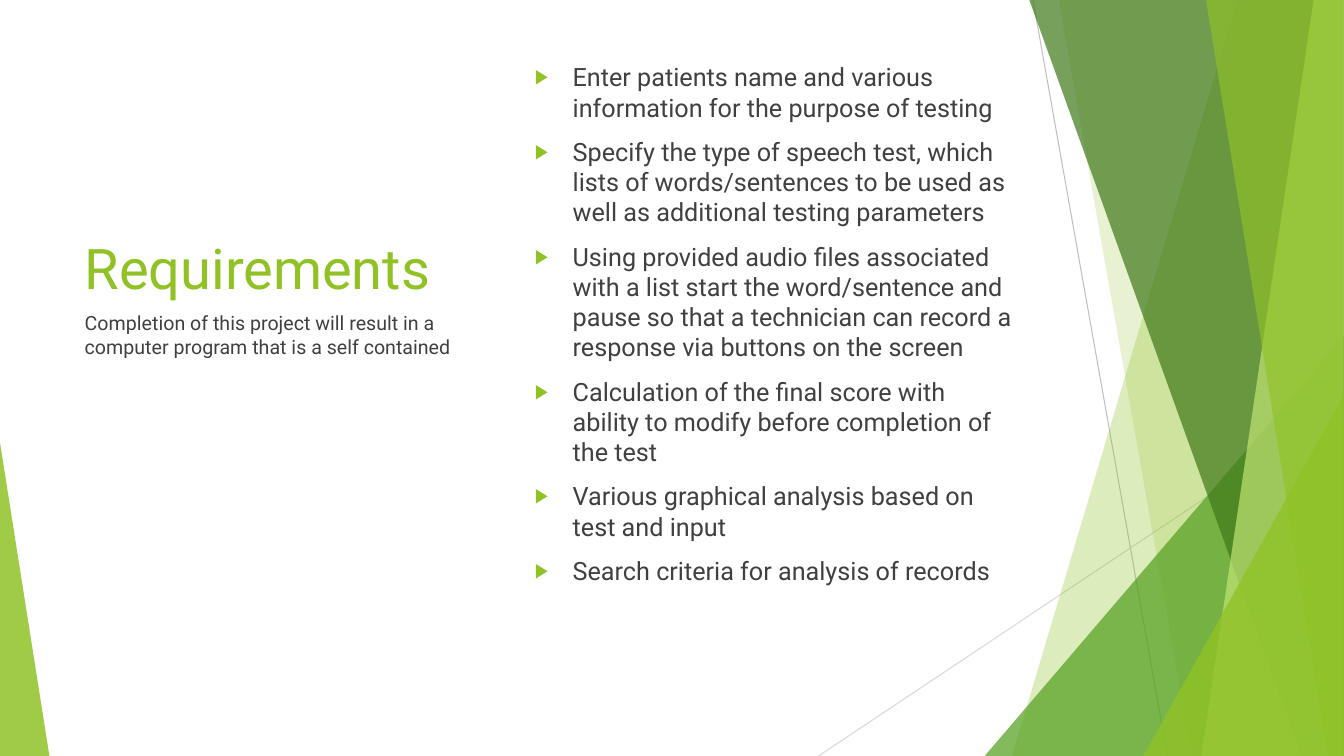
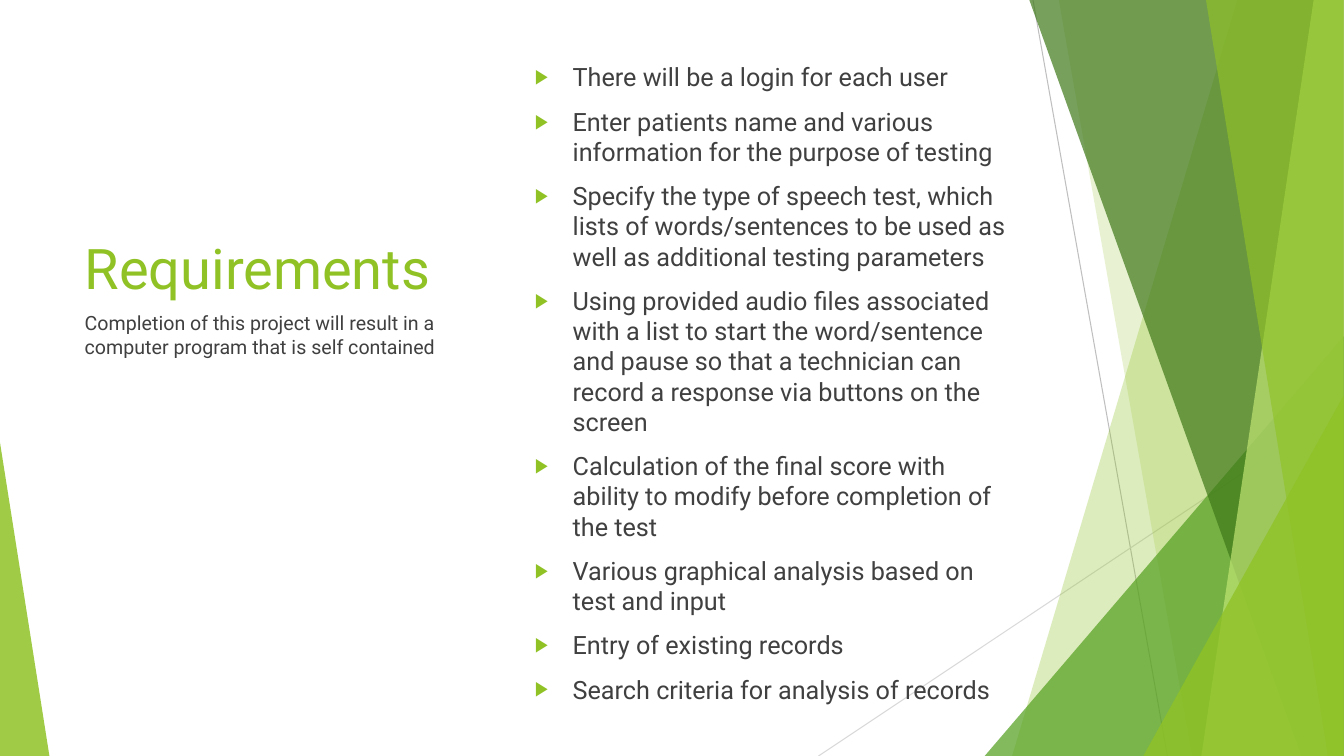
Before and after one commit to djklup/Capstone, a slide deck: slide 3 of TestBuilders.pptx. Drawn at 1344x756 pixels with LibreOffice and Linux fonts; fonts in the diff are those of the drawing. Boxes give left, top, right and bottom in pixels: in the first picture for what was removed or moved away, otherwise in the second. Text is boxed around its words. In the diff, an @@ line names an element or a change of style, - is before the commit and + after.

```diff
--- a/TestBuilders.pptx
+++ b/TestBuilders.pptx
@@ text at bbox=[573, 67, 948, 92]: paragraph added @@
+▶ There will be a login for each user
@@ text at bbox=[573, 291, 989, 432]: text changed @@
-▶ Using provided audio files associated with a list start the word/sentence and pause so that a technician can record a response via buttons on the screen
+▶ Using provided audio files associated with a list to start the word/sentence and pause so that a technician can record a response via buttons on the screen
@@ text at bbox=[85, 315, 435, 358]: text changed @@
-Completion of this project will result in a computer program that is a self contained
+Completion of this project will result in a computer program that is self contained
@@ text at bbox=[573, 635, 844, 660]: paragraph added @@
+▶ Entry of existing records
```
Also in this commit, not shown: 3 other slides changed, 2 slides added, 1 other file.
